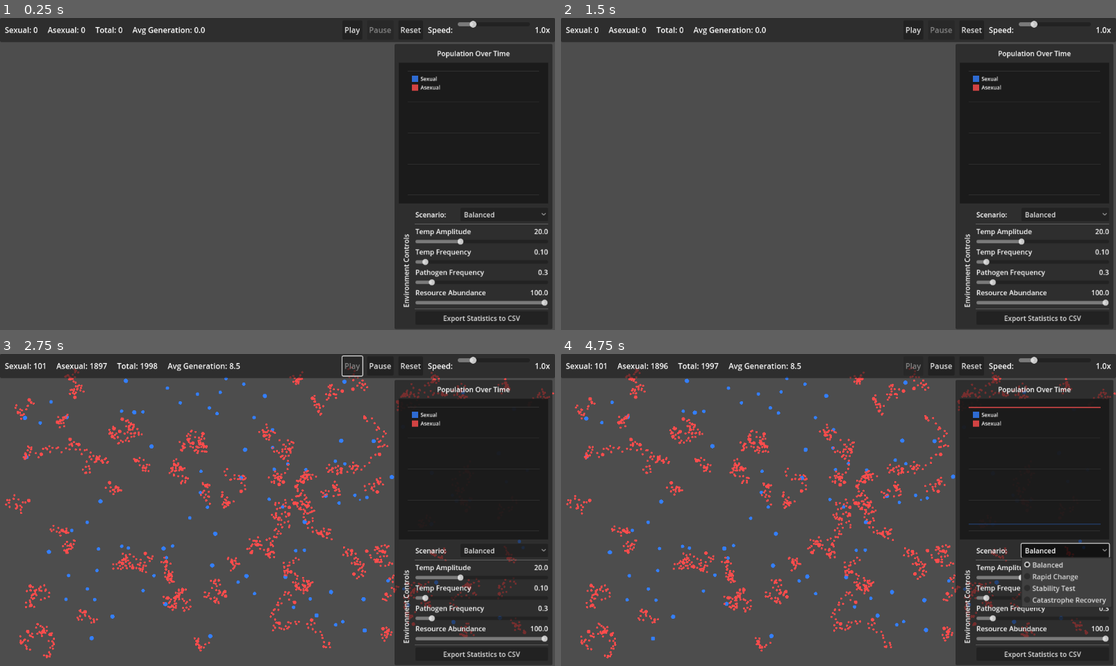
Above: before the commit, frames 1-4 (two rows, left to right).
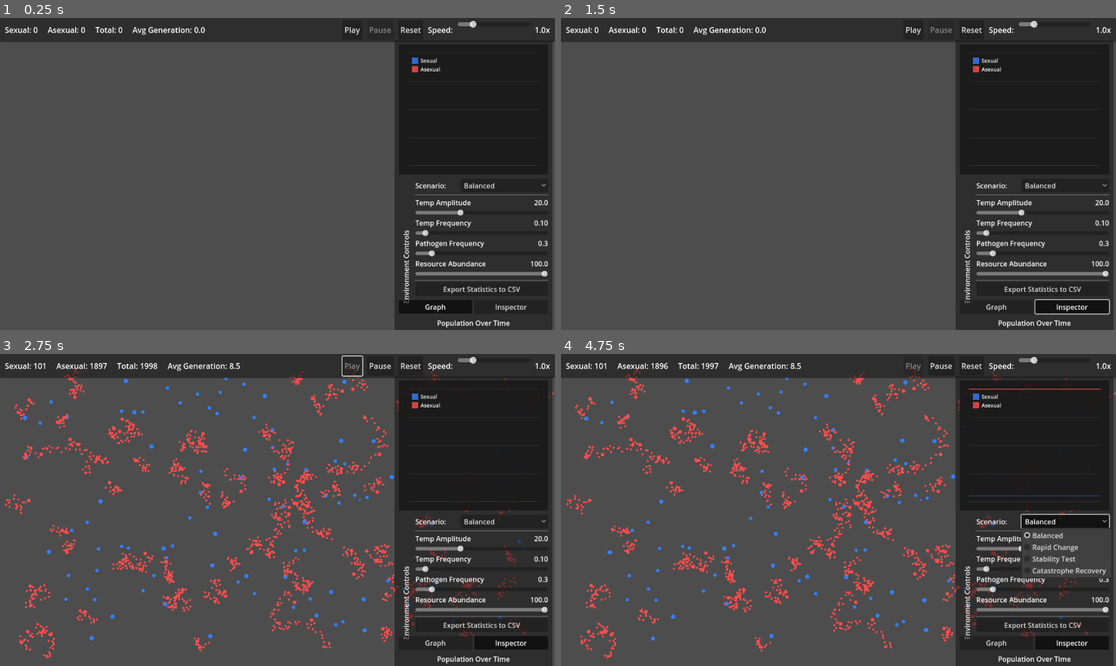
Above: after the commit, the same moments.

Repository: SFMiner/Sexual-Asexual-simulator
Game: Godot game, scene res://scenes/core/main.tscn
Two runs of this game, one before a commit and one after it. Both use one fixed random seed, a clock stepped at 60 frames per second and the inputs below.
Inputs (mouse positions are in pixels of both pictures, inside the frame that each line leads up to):
- Up to frame 1 (0.25 s): no input
- Up to frame 2 (1.5 s): click (993, 308) at 0.5 s, where only the run after the commit has a clickable "Graph"; click (1071, 308) at 1.25 s, where only the run after the commit has a clickable "Inspector"
- Up to frame 3 (2.75 s): click "Play" at 2 s
- Up to frame 4 (4.75 s): click "Balanced" at 2.75 s; click "Export Statistics to CSV" at 3.5 s; click "Balanced" at 4.25 s

The runs differ from the first frame. In frame 1, 3.9% of the frame differs, in the area x 71-100%, y 7-100%; in frame 2, 3.9%; in frame 3, 4.1%; in frame 4, 6.1%.

Commit message:
added oprgganism view, but it's not working

Diff:
--- a/scenes/ui/hud.tscn
+++ b/scenes/ui/hud.tscn
@@ -113,11 +113,6 @@
 layout_mode = 2
 theme_override_constants/separation = 10
 
-[node name="GraphLabel" type="Label" parent="RightPanel/MarginContainer/VBoxContainer"]
-layout_mode = 2
-text = "Population Over Time"
-horizontal_alignment = 1
-
 [node name="GraphRenderer" type="Control" parent="RightPanel/MarginContainer/VBoxContainer"]
 custom_minimum_size = Vector2(0, 300)
 layout_mode = 2
@@ -243,6 +238,28 @@
 layout_mode = 2
 text = "Export Statistics to CSV"
 
+[node name="ViewToggle" type="HBoxContainer" parent="RightPanel/MarginContainer/VBoxContainer"]
+layout_mode = 2
+theme_override_constants/separation = 5
+
+[node name="GraphButton" type="Button" parent="RightPanel/MarginContainer/VBoxContainer/ViewToggle"]
+layout_mode = 2
+size_flags_horizontal = 3
+toggle_mode = true
+button_pressed = true
+text = "Graph"
+
+[node name="InspectorButton" type="Button" parent="RightPanel/MarginContainer/VBoxContainer/ViewToggle"]
+layout_mode = 2
+size_flags_horizontal = 3
+toggle_mode = true
+text = "Inspector"
+
+[node name="GraphLabel" type="Label" parent="RightPanel/MarginContainer/VBoxContainer"]
+layout_mode = 2
+text = "Population Over Time"
+horizontal_alignment = 1
+
 [node name="OrganismInspector" type="ScrollContainer" parent="RightPanel/MarginContainer/VBoxContainer"]
 visible = false
 custom_minimum_size = Vector2(0, 300)
@@ -300,11 +317,16 @@
 [connection signal="pressed" from="TopPanel/MarginContainer/HBoxContainer/Controls/PlayButton" to="." method="_on_play_pressed"]
 [connection signal="pressed" from="TopPanel/MarginContainer/HBoxContainer/Controls/PauseButton" to="." method="_on_pause_pressed"]
 [connection signal="pressed" from="TopPanel/MarginContainer/HBoxContainer/Controls/ResetButton" to="." method="_on_reset_pressed"]
+[connection signal="pressed" from="RightPanel/MarginContainer/VBoxContainer/HBoxContainer/ControlPanel/ExportButton" to="." method="_on_export_pressed"]
+[connection signal="pressed" from="RightPanel/MarginContainer/VBoxContainer/OrganismInspector/InspectorContent/CloseButton" to="." method="_on_inspector_closed"]
 [connection signal="value_changed" from="TopPanel/MarginContainer/HBoxContainer/Controls/SpeedSlider" to="." method="_on_speed_changed"]
 [connection signal="item_selected" from="RightPanel/MarginContainer/VBoxContainer/HBoxContainer/ControlPanel/ScenarioSelector/OptionButton" to="RightPanel/MarginContainer/VBoxContainer/HBoxContainer/ControlPanel" method="_on_scenario_selected"]
 [connection signal="value_changed" from="RightPanel/MarginContainer/VBoxContainer/HBoxContainer/ControlPanel/TempAmplitude/Slider" to="RightPanel/MarginContainer/VBoxContainer/HBoxContainer/ControlPanel" method="_on_temp_amplitude_changed"]
 [connection signal="value_changed" from="RightPanel/MarginContainer/VBoxContainer/HBoxContainer/ControlPanel/TempFrequency/Slider" to="RightPanel/MarginContainer/VBoxContainer/HBoxContainer/ControlPanel" method="_on_temp_frequency_changed"]
 [connection signal="value_changed" from="RightPanel/MarginContainer/VBoxContainer/HBoxContainer/ControlPanel/PathogenFreq/Slider" to="RightPanel/MarginContainer/VBoxContainer/HBoxContainer/ControlPanel" method="_on_pathogen_freq_changed"]
 [connection signal="value_changed" from="RightPanel/MarginContainer/VBoxContainer/HBoxContainer/ControlPanel/ResourceLevel/Slider" to="RightPanel/MarginContainer/VBoxContainer/HBoxContainer/ControlPanel" method="_on_resource_changed"]
-[connection signal="pressed" from="RightPanel/MarginContainer/VBoxContainer/HBoxContainer/ControlPanel/ExportButton" to="." method="_on_export_pressed"]
-[connection signal="pressed" from="RightPanel/MarginContainer/VBoxContainer/OrganismInspector/InspectorContent/CloseButton" to="." method="_on_inspector_closed"]
+
+
+
+[connection signal="pressed" from="RightPanel/MarginContainer/VBoxContainer/ViewToggle/GraphButton" to="." method="_on_graph_button_pressed"]
+[connection signal="pressed" from="RightPanel/MarginContainer/VBoxContainer/ViewToggle/InspectorButton" to="." method="_on_inspector_button_pressed"]
--- a/scripts/managers/visual_manager.gd
+++ b/scripts/managers/visual_manager.gd
@@ -15,28 +15,36 @@
 
 var population_manager: PopulationManager
 
+var selected_organism: OrganismData = null  # Track selected organism for highlighting
+
 func _input(event):
 	if event is InputEventMouseButton and event.pressed and event.button_index == MOUSE_BUTTON_LEFT:
 		if not population_manager:
 			return
 
 		var click_pos = get_local_mouse_position()
+		print("Visual Manager: Click at ", click_pos)
+
 		var closest_org = null
-		var min_dist_sq = 100.0 # Max click distance (squared)
+		var min_dist = 15.0  # Max click distance
 
 		for org in population_manager.organisms:
 			if not org.is_alive:
 				continue
 
-			var dist_sq = org.position.distance_squared_to(click_pos)
-			var radius = 3.0 * remap(org.energy, 0, 100, 0.5, 1.5) # Base radius * scale
+			var dist = org.position.distance_to(click_pos)
 
-			if dist_sq < radius * radius and dist_sq < min_dist_sq:
+			if dist < min_dist:
 				closest_org = org
-				min_dist_sq = dist_sq
+				min_dist = dist
 
 		if closest_org:
+			print("Visual Manager: Found organism #", closest_org.id)
+			selected_organism = closest_org
 			organism_clicked.emit(closest_org)
+			queue_redraw()
+		else:
+			print("Visual Manager: No organism found near click")
 
 
 func _ready():
--- a/scripts/ui/hud_controller.gd
+++ b/scripts/ui/hud_controller.gd
@@ -7,8 +7,11 @@
 @onready var generation_label = $TopPanel/MarginContainer/HBoxContainer/Stats/Generation
 
 @onready var graph_renderer = $RightPanel/MarginContainer/VBoxContainer/GraphRenderer
+@onready var organism_inspector_scroll = $RightPanel/MarginContainer/VBoxContainer/OrganismInspector
+@onready var organism_inspector = $RightPanel/MarginContainer/VBoxContainer/OrganismInspector/InspectorContent
+@onready var graph_button = $RightPanel/MarginContainer/VBoxContainer/ViewToggle/GraphButton
+@onready var inspector_button = $RightPanel/MarginContainer/VBoxContainer/ViewToggle/InspectorButton
 @onready var control_panel = $RightPanel/MarginContainer/VBoxContainer/HBoxContainer/ControlPanel
-@onready var organism_inspector = $RightPanel/MarginContainer/VBoxContainer/OrganismInspector/InspectorContent
 
 @onready var play_button = $TopPanel/MarginContainer/HBoxContainer/Controls/PlayButton
 @onready var pause_button = $TopPanel/MarginContainer/HBoxContainer/Controls/PauseButton
@@ -16,8 +19,6 @@
 @onready var speed_slider = $TopPanel/MarginContainer/HBoxContainer/Controls/SpeedSlider
 @onready var speed_value = $TopPanel/MarginContainer/HBoxContainer/Controls/SpeedValue
 
-@onready var graph_button = $RightPanel/MarginContainer/VBoxContainer/ViewToggle/GraphButton
-@onready var inspector_button = $RightPanel/MarginContainer/VBoxContainer/ViewToggle/InspectorButton
 
 var sim_manager: SimulationManager:
 	set(value):
